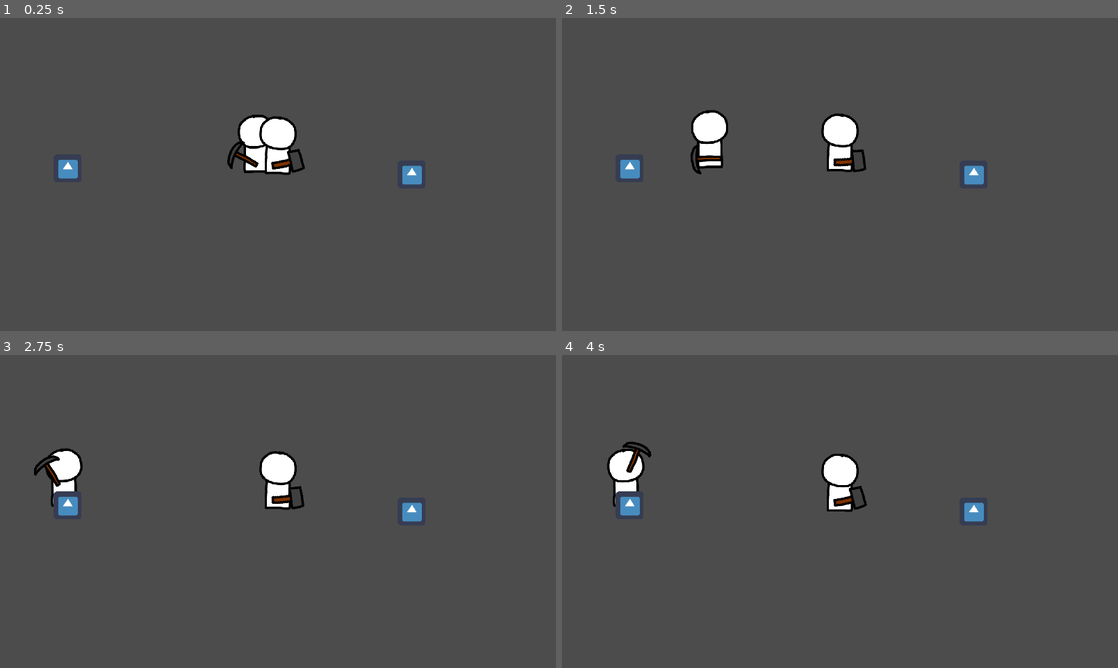
Above: before the commit, frames 1-4 (two rows, left to right).
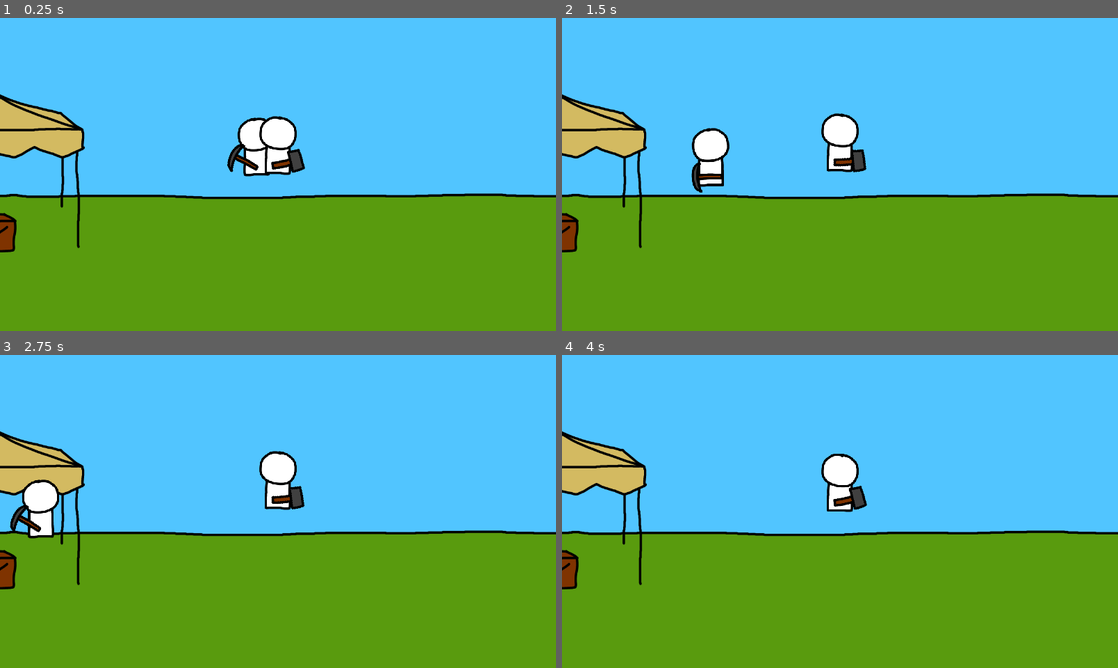
Above: after the commit, the same moments.

Repository: davinn19/Build-a-Trebuchet
Game: Godot game, scene res://field.tscn
The game is run twice, just before and just after one commit, with the same random seed, the same clock (stepped at 60 frames per second) and the same inputs. The engine's default icon, where the game draws it, is replaced by a stand-in: a white triangle on a blue panel in a dark square.
Inputs:
- Up to frame 1 (0.25 s): no input
- Up to frame 2 (1.5 s): no input
- Up to frame 3 (2.75 s): no input
- Up to frame 4 (4 s): no input

The runs differ from the first frame. In frame 1, 98% of the frame differs, in the area x 0-100%, y 0-100%; in frame 2, 99%; in frame 3, 99%; in frame 4, 99%.

Commit message:
added sprites for supply camp and research station

Diff:
--- /dev/null
+++ b/cam.gd
@@ -0,0 +1,13 @@
+extends Camera2D
+
+
+var freecam_enabled : bool = true
+
+
+
+func _ready() -> void:
+	pass
+
+
+func _process(delta : float) -> void:
+	pass
--- a/field.tscn
+++ b/field.tscn
@@ -7,28 +7,39 @@
 [ext_resource path="res://icon.png" type="Texture" id=5]
 [ext_resource path="res://stations/trebuchet.tscn" type="PackedScene" id=6]
 [ext_resource path="res://workers/builder.tscn" type="PackedScene" id=7]
+[ext_resource path="res://assets/background.png" type="Texture" id=8]
+[ext_resource path="res://cam.gd" type="Script" id=9]
+[ext_resource path="res://assets/research_station.png" type="Texture" id=10]
 
 [node name="Field" type="Node2D"]
 script = ExtResource( 1 )
 worker_types = [ ExtResource( 4 ), ExtResource( 7 ) ]
 
 [node name="Quarry" parent="." instance=ExtResource( 3 )]
-position = Vector2( -493, -11 )
+position = Vector2( -1207, 142 )
+
+[node name="Icon" type="Sprite" parent="Quarry"]
+position = Vector2( -4, -7 )
+texture = ExtResource( 5 )
 
 [node name="SupplyCamp" parent="." instance=ExtResource( 2 )]
-position = Vector2( 308, 2 )
+position = Vector2( -732, 182 )
 
 [node name="Trebuchet" parent="." instance=ExtResource( 6 )]
 position = Vector2( 339, 152 )
 
+[node name="ResearchStation" type="Sprite" parent="."]
+position = Vector2( 951, 15 )
+texture = ExtResource( 10 )
+
 [node name="Cam" type="Camera2D" parent="."]
+script = ExtResource( 9 )
 
 [node name="Workers" type="Node2D" parent="."]
 
-[node name="Icon" type="Sprite" parent="."]
-position = Vector2( 308, 0 )
-texture = ExtResource( 5 )
+[node name="ParallaxBackground" type="ParallaxBackground" parent="."]
 
-[node name="Icon2" type="Sprite" parent="."]
-position = Vector2( -484, -14 )
-texture = ExtResource( 5 )
+[node name="ParallaxLayer" type="ParallaxLayer" parent="ParallaxBackground"]
+
+[node name="Background" type="Sprite" parent="ParallaxBackground/ParallaxLayer"]
+texture = ExtResource( 8 )
--- a/forest.gd
+++ /dev/null
@@ -1,16 +0,0 @@
-extends Station
-
-
-# Declare member variables here. Examples:
-# var a = 2
-# var b = "text"
-
-
-# Called when the node enters the scene tree for the first time.
-func _ready():
-	pass # Replace with function body.
-
-
-# Called every frame. 'delta' is the elapsed time since the previous frame.
-#func _process(delta):
-#	pass
--- a/project.godot
+++ b/project.godot
@@ -23,6 +23,11 @@
 "class": "Field",
 "language": "GDScript",
 "path": "res://field.gd"
+}, {
+"base": "Station",
+"class": "Forest",
+"language": "GDScript",
+"path": "res://stations/forest.gd"
 }, {
 "base": "Worker",
 "class": "Guard",
@@ -78,6 +83,7 @@
 "Builder": "",
 "CharacterRig": "",
 "Field": "",
+"Forest": "",
 "Guard": "",
 "Inventory": "",
 "Miner": "",
--- /dev/null
+++ b/stations/forest.gd
@@ -0,0 +1,5 @@
+class_name Forest
+extends Station
+
+
+# TODO implement
--- a/stations/quarry.gd
+++ b/stations/quarry.gd
@@ -7,13 +7,9 @@
 
 
 func work(worker_inventory : Inventory, skill_level : int) -> void:
-	var gold_amount : int = (randi() % (skill_level + 1)) / 2
-
 	worker_inventory.add_resource("stone", get_stone_drop(skill_level))
 	worker_inventory.add_resource("iron", get_iron_drop(skill_level))
 	worker_inventory.add_resource("gold", get_gold_drop(skill_level))
-	# TOOD add iron drop
-
 
 
 func get_stone_drop(skill_level : int) -> int:
--- a/stations/supply_camp.tscn
+++ b/stations/supply_camp.tscn
@@ -1,10 +1,15 @@
-[gd_scene load_steps=3 format=2]
+[gd_scene load_steps=4 format=2]
 
 [ext_resource path="res://inventory.gd" type="Script" id=1]
 [ext_resource path="res://stations/supply_camp.gd" type="Script" id=2]
+[ext_resource path="res://supply_camp.png" type="Texture" id=3]
 
 [node name="SupplyCamp" type="Node2D"]
 script = ExtResource( 2 )
 
+[node name="Sprite" type="Sprite" parent="."]
+position = Vector2( -3, -199 )
+texture = ExtResource( 3 )
+
 [node name="Inventory" type="Node" parent="."]
 script = ExtResource( 1 )
Binary file added: assets/background.png
Binary file added: assets/research_station.png
Not shown, added: assets/research_station.png.import
Not shown: 1 places in field.tscn that only renumber resources
Binary file added: supply_camp.png
Not shown, added: supply_camp.png.import
